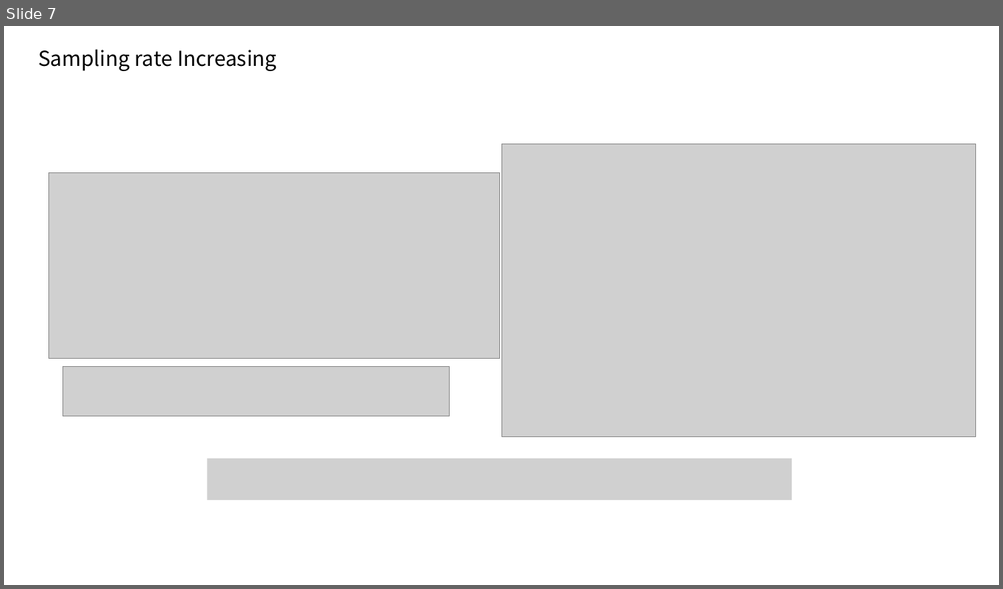
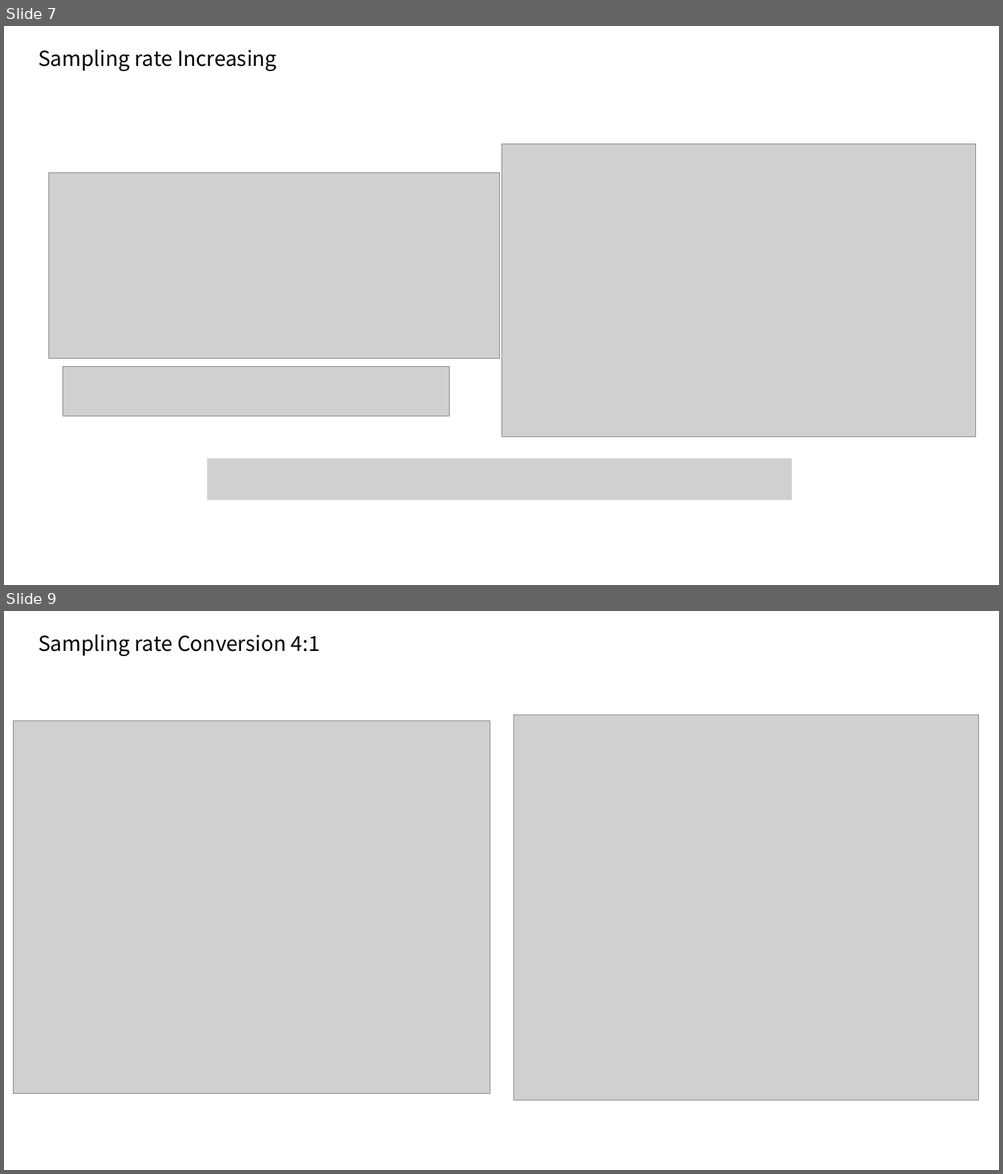
Before and after one commit to EUNWOO4882/DSP_work, a slide deck: Multirate_Signal_Processing.pptx. Shown one above the other, each under a label of ours: slide 7 before the commit, slides 7 and 9 after it; the slides between them are not shown. The pictures are 1003x589 and 1003x1174 pixels, drawn with LibreOffice and Linux fonts; fonts in the diff are those of the drawing; grey boxes stand for pictures. Boxes give left, top, right and bottom in pixels: in the first picture for what was removed or moved away, otherwise in the second. Text is boxed around its words. In the diff, an @@ line names an element or a change of style, - is before the commit and + after.

```diff
--- a/Multirate_Signal_Processing.pptx
+++ b/Multirate_Signal_Processing.pptx
@@ slide 9 added at [4, 611, 999, 1170], background #FFFFFF @@
@@ text added at [38, 634, 320, 656], 30 pt, text #000000 @@
+Sampling rate Conversion 4:1
@@ picture added at [13, 721, 489, 1094] @@
@@ picture added at [513, 715, 979, 1100] @@
```
Also in this commit, not shown: 1 slide changed, 5 other slides added.
